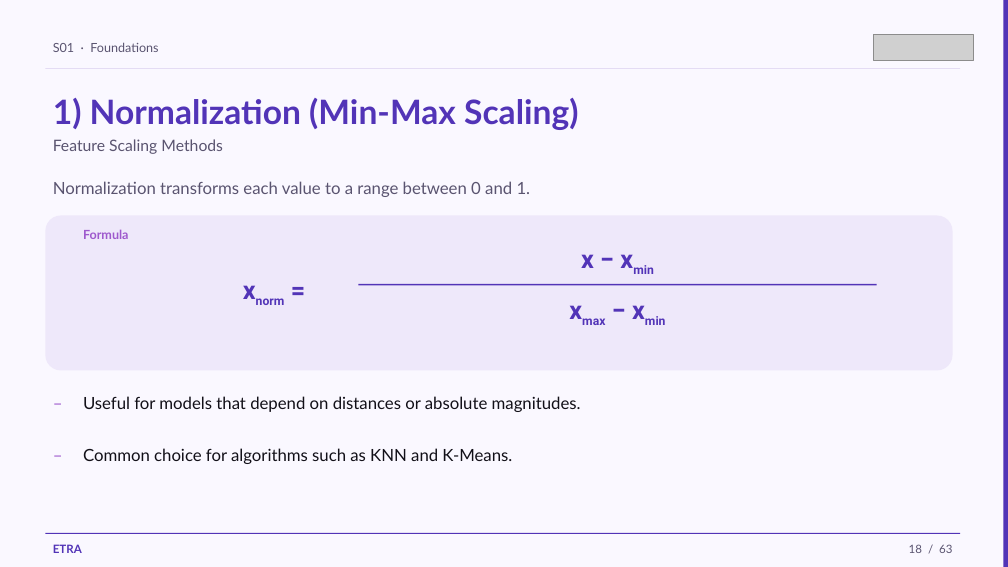
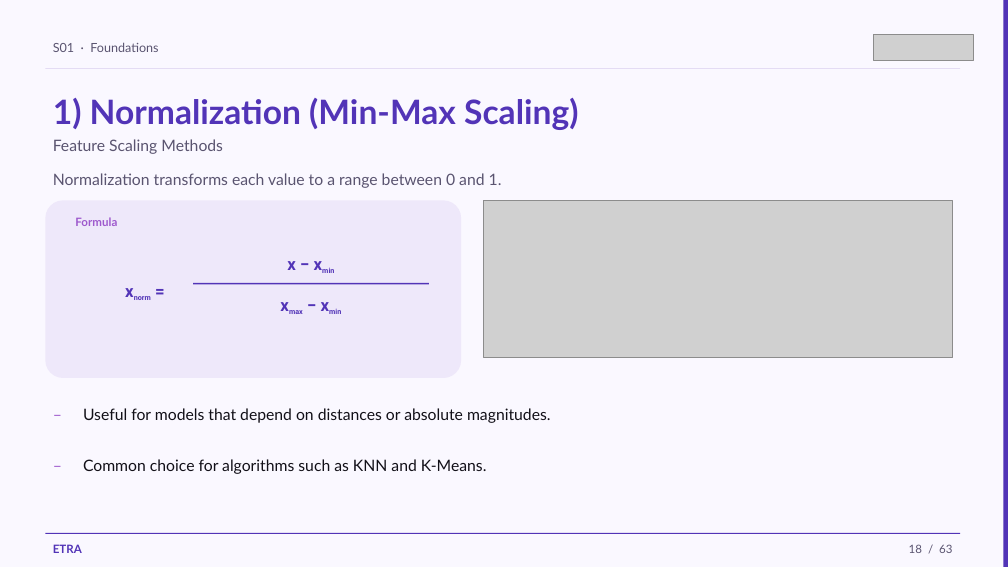
Before and after one commit to iksasa15/AI-ML, a slide deck: slide 18 of web-presentation/pdf-exports/Week1-Session1-Foundations.pptx. Drawn at 1008x567 pixels with LibreOffice and Linux fonts; fonts in the diff are those of the drawing; grey boxes stand for pictures. Boxes give left, top, right and bottom in pixels: in the first picture for what was removed or moved away, otherwise in the second. Text is boxed around its words. In the diff, an @@ line names an element or a change of style, - is before the commit and + after.

```diff
--- a/web-presentation/pdf-exports/Week1-Session1-Foundations.pptx
+++ b/web-presentation/pdf-exports/Week1-Session1-Foundations.pptx
@@ text "Normalization transforms each value to ...": place and size @@
-text "Normalization transforms each value to ..." at (53,181,531,197)
+text "Normalization transforms each value to ..." at (53,173,502,188)
@@ rounded rectangle: place and size @@
-rounded rectangle at (45,216,953,371)
+rounded rectangle at (45,200,461,378)
@@ picture added at (484,200,953,358) @@
@@ text "xnorm =": place and size @@
-text "xnorm =" at (76,246,313,337)
+text "xnorm =" at (64,238,172,344)
@@ text "xnorm =" at (64,238,172,344): size 24 to 16 pt in "xnorm ="; size 20 to 12 pt in "xnorm" @@
@@ text "Formula": place and size @@
-text "Formula" at (83,229,129,239)
+text "Formula" at (75,217,117,226)
@@ text "Formula" at (75,217,117,226): size 12 to 11 pt @@
@@ text "x − xmin": place and size @@
-text "x − xmin" at (581,254,594,268)
+text "x − xmin" at (287,261,296,270)
@@ text "x − xmin" at (287,261,296,270): size 24 to 16 pt in "x − xmin"; size 20 to 12 pt in "xmin" @@
@@ text "xmax − xmin": place and size @@
-text "xmax − xmin" at (330,291,906,326)
+text "xmax − xmin" at (180,291,442,331)
@@ text "xmax − xmin" at (180,291,442,331): size 24 to 16 pt in "xmax − xmin"; size 20 to 12 pt in "xmax xmin" @@
@@ rectangle added at (193,283,429,284), fill #5234B7 @@
@@ rectangle removed at (358,284,876,286) @@
@@ 4 texts: place and size @@
-4 texts at (45,389,581,471)
+4 texts at (45,401,551,482)
@@ size 16 to 15 pt in 5 elements at (83,408,551,423), (83,459,487,474), (53,173,502,188), (45,401,72,431), (45,452,72,482) @@
```
Also in this commit, not shown: 33 other slides changed, 14 other files.
